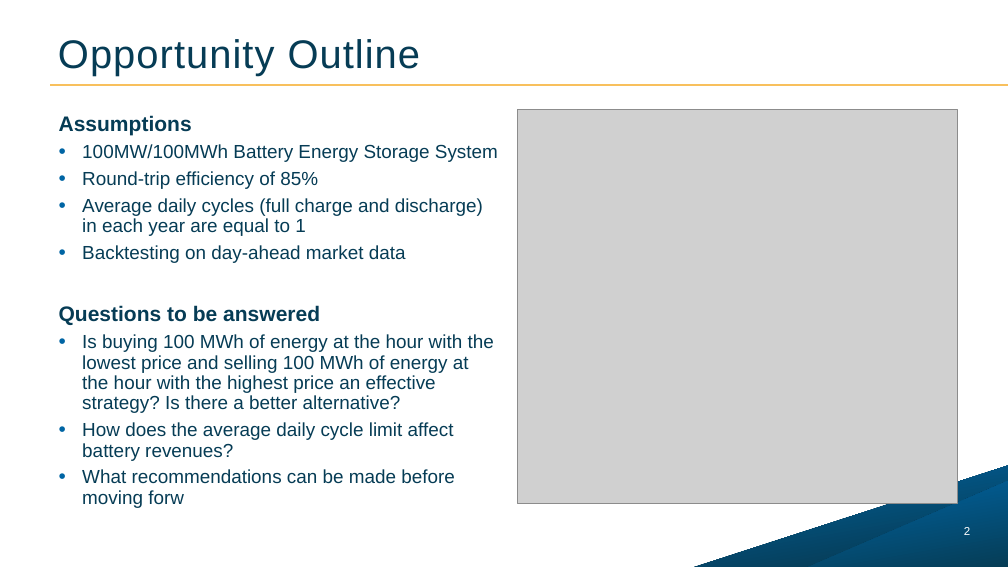
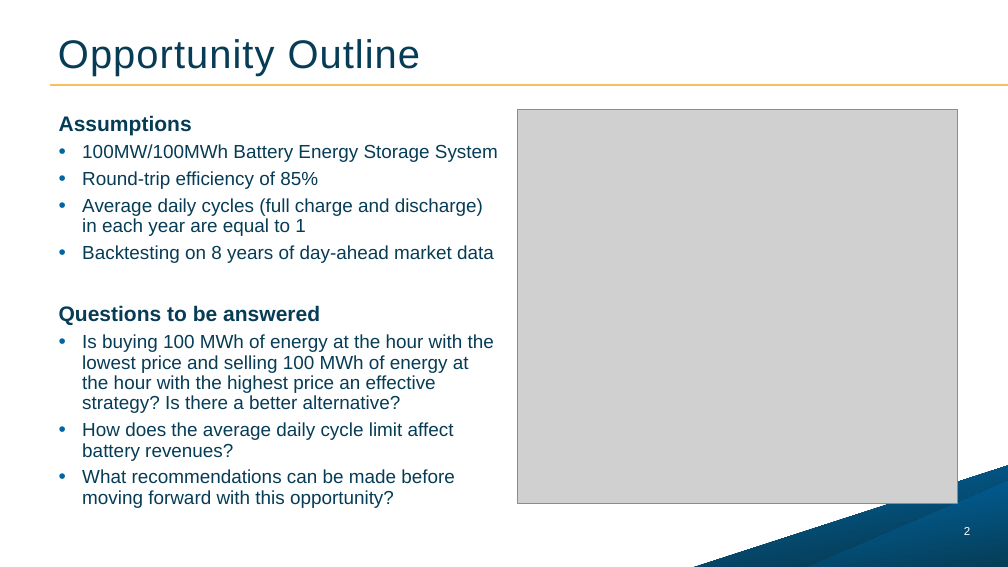
Before and after one commit to obedsimsamrc/zenobe_coding_interview, a slide deck: slide 2 of 100MWh Battery Presentation.pptx. Drawn at 1008x567 pixels with LibreOffice and Linux fonts; fonts in the diff are those of the drawing; grey boxes stand for pictures; background and template pictures are left out. Boxes give left, top, right and bottom in pixels: in the first picture for what was removed or moved away, otherwise in the second. Text is boxed around its words. In the diff, an @@ line names an element or a change of style, - is before the commit and + after.

```diff
--- a/100MWh Battery Presentation.pptx
+++ b/100MWh Battery Presentation.pptx
@@ text at [82, 245, 494, 263]: text changed @@
-• Backtesting on day-ahead market data
+• Backtesting on 8 years of day-ahead market data
@@ text at [82, 469, 455, 508]: text changed @@
-• What recommendations can be made before moving forw
+• What recommendations can be made before moving forward with this opportunity?
```
Also in this commit, not shown: 1 other slide changed.
